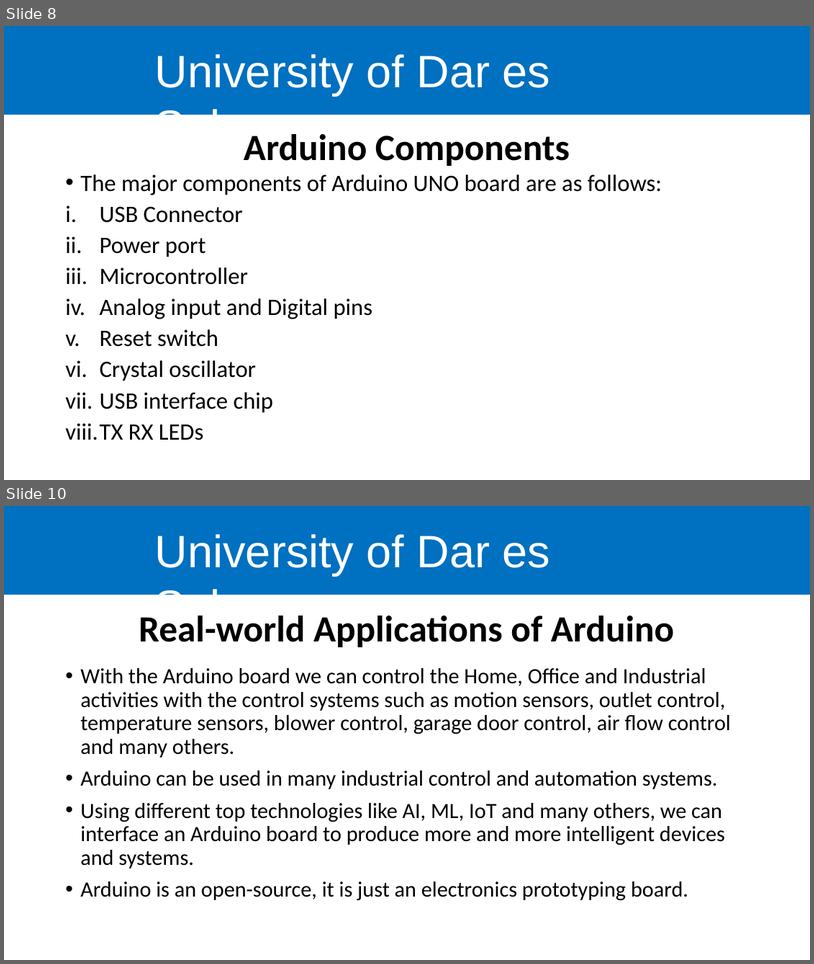
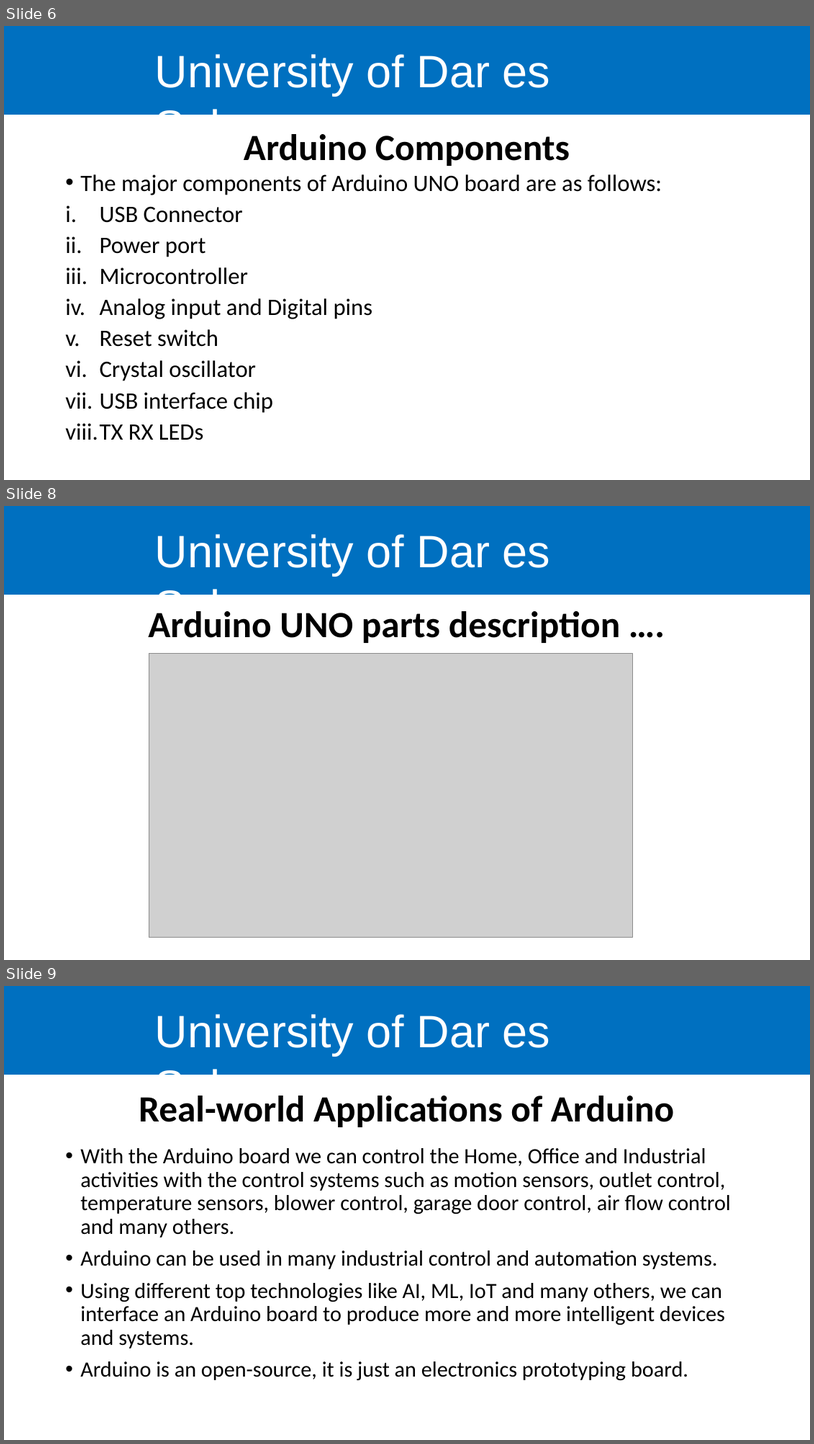
Before and after one commit to kelvkedyson/uissArduino, a slide deck: Lectures/ppts/Lecture 1.pptx. Shown one above the other, each under a label of ours: slides 8 and 10 before the commit, slides 6, 8 and 9 after it; the slides between them are not shown. The pictures are 814x964 and 814x1444 pixels, drawn with LibreOffice and Linux fonts; fonts in the diff are those of the drawing; grey boxes stand for pictures; background and template pictures are left out. Boxes give left, top, right and bottom in pixels: in the first picture for what was removed or moved away, otherwise in the second. Text is boxed around its words. In the diff, an @@ line names an element or a change of style, - is before the commit and + after.

```diff
--- a/Lectures/ppts/Lecture 1.pptx
+++ b/Lectures/ppts/Lecture 1.pptx
@@ slide 8 added at (4,506,810,960), background #FFFFFF; not listed: 2 template elements that a slide beside it also shows @@
@@ title added at (148,611,621,643), 44 pt, text #000000, bold @@
+Arduino UNO parts description ….
@@ picture added at (149,653,633,937) @@
@@ what was slide 8 is now slide 6 @@
@@ what was slide 10 is now slide 9 @@
```
Also in this commit, not shown: 1 slide changed, 3 other slides added, 5 slides removed, 1 other file.
